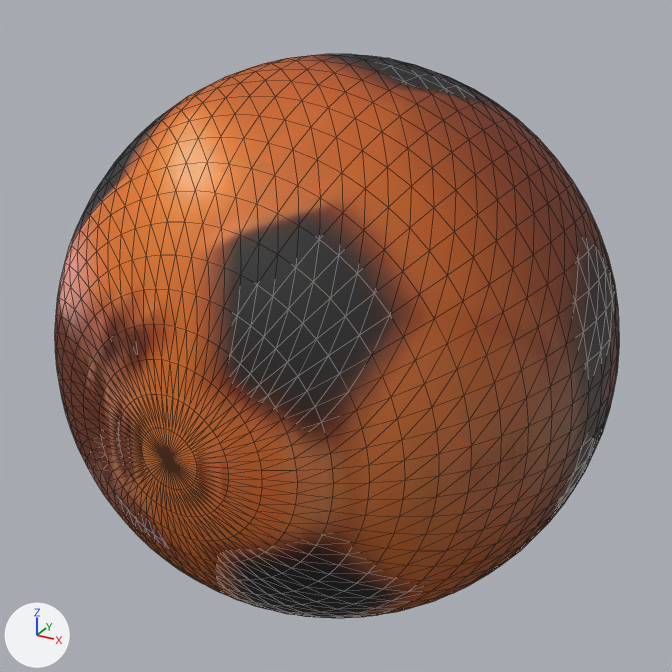
The glTF model Plumb/media/scenes/cup-pyramid-textures.glb: old version first, new version second.
Rendered twice from a 50 mm lens placed at (0.1195, -0.2179, 0.1089), pointed at (-0.0003, -0.0002, 0.0). The lights are fixed; the arrows at lower left show +X, +Y and +Z. The picture after the commit comes second. Mesh edges are drawn as thin lines. Vertices at exactly the same position are counted once.

Objects in the first picture: 'orange_ball_visual'.
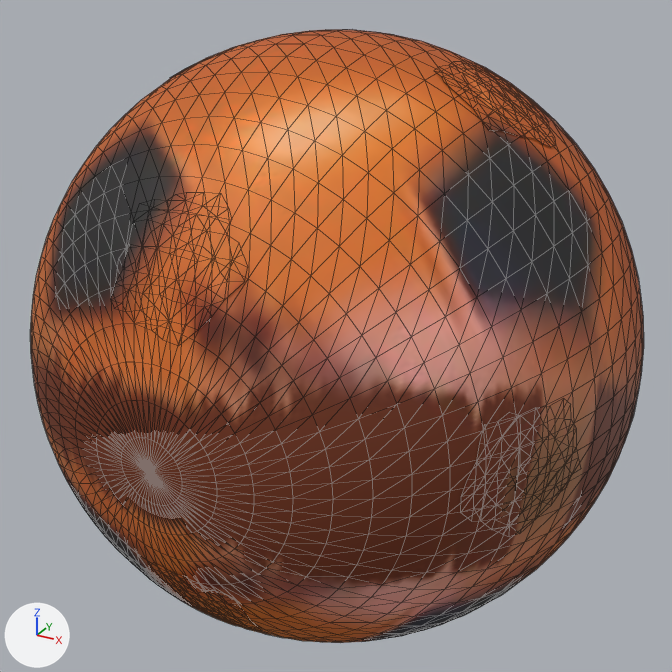
Location of each change, [x1, y1, x2, y2] in pixels of the pictures (672 x 672 px; the box of a moved part takes in the faces that stretch with it):
'orange_ball_visual', reshaped (9% wider, 9% taller): before [55, 54, 619, 618]; after [30, 29, 644, 643]
'panels', added: after [111, 48, 581, 631]
part 1 of me_orange_ball_visual, moved or reshaped: before [142, 54, 382, 490]; after [37, 29, 379, 619]
part 2 of me_orange_ball_visual, recoloured: before [55, 54, 619, 618]; after [30, 31, 644, 643]

Patch to the scene script:
```diff
--- a/Plumb/media/scenes/cup-pyramid-textures.glb.py
+++ b/Plumb/media/scenes/cup-pyramid-textures.glb.py
@@ img_tex_ball_surface @@
+img_tex_ball_surface = load_image('tex_ball_surface', '_unpacked/tex_ball_surface', 512, 512, 'sRGB')
@@ img_tex_panels @@
+img_tex_panels = load_image('tex_panels', '_unpacked/tex_panels', 512, 512, 'sRGB')
@@ mat_src_ball_surface @@
+mat_src_ball_surface = principled_material('src_ball_surface')
+mat_src_ball_surface.texture = img_tex_ball_surface
+mat_src_ball_surface.roughness = 0.65
@@ mat_src_panels @@
+mat_src_panels = principled_material('src_panels')
+mat_src_panels.texture = img_tex_panels
+mat_src_panels.roughness = 0.65
@@ me_orange_ball_visual @@
 # used by ob_orange_ball_visual; location = (0.0, 0.0, 0.0)
-me_orange_ball_visual.from_pydata(...)  # 1986 vertices, 3968 faces; spans x -0.079..0.079, y -0.079..0.079, z -0.079..0.079
+me_orange_ball_visual.from_pydata(...)  # 1986 vertices, 3968 faces; spans x -0.085..0.085, y -0.085..0.085, z -0.085..0.085
+# me_orange_ball_visual part 1: 1986 of 1986 vertices moved; they spanned x -0.079..0.079, y -0.079..0.079, z -0.079..0.079 and now span x -0.085..0.085, y -0.085..0.085, z -0.085..0.085; mean shift (0.0, 0.0, 0.0)
+# me_orange_ball_visual part 2: 3602 faces spanning x -0.085..0.085, y -0.084..0.084, z -0.085..0.085 switch from mat_src_orange_ball_visual (picture img_tex_orange_ball_visual) to mat_src_ball_surface (picture img_tex_ball_surface)
@@ me_panels @@
+me_panels.from_pydata(...)  # 947 vertices, 1524 faces; spans x -0.08..0.08, y -0.079..0.079, z -0.08..0.08
+me_panels.materials.append(mat_src_panels)  # picture img_tex_panels
@@ ob_panels @@
+ob_panels = bpy.data.objects.new('panels', me_panels)
+ob_panels.location = (0.0, 0.0, 0.0)
```
